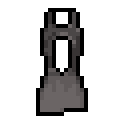
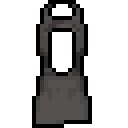
The second 128x128 image is a revision of the first. Changes to its layers:
added layer "图层 4 copy" in group "BellyDress" over bbox(32, 0, 92, 128)
hid "图层 4" over bbox(36, 8, 88, 116)
